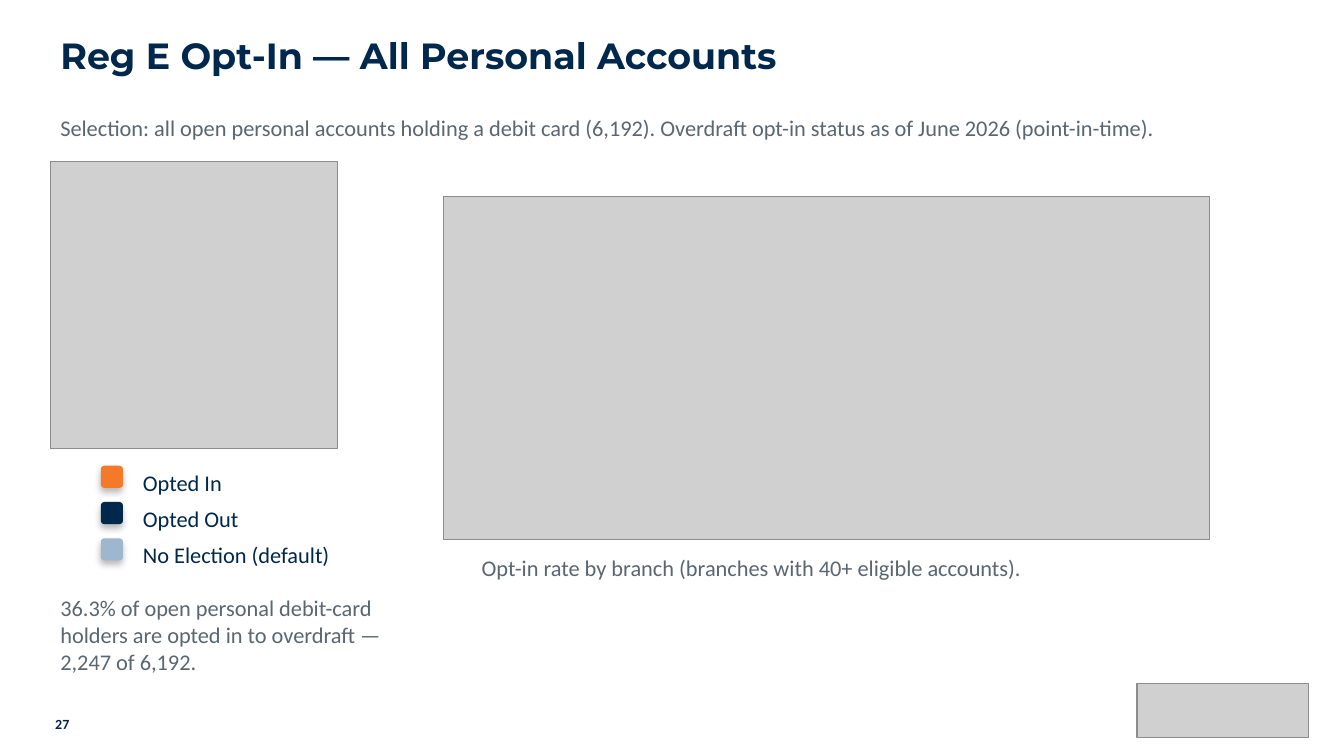
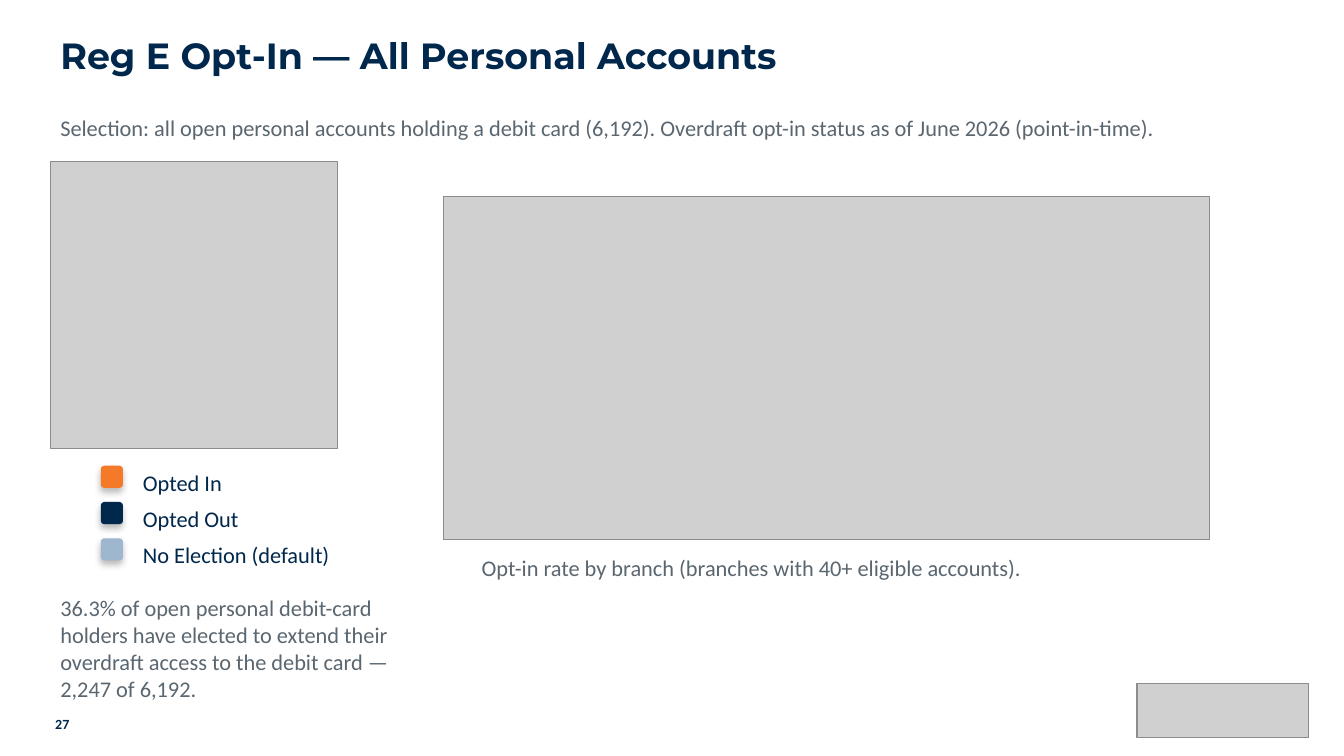
Before and after one commit to aburgard-csi/Velocity_Reporting, a slide deck: slide 27 of templates/ars_template.pptx. Drawn at 1344x756 pixels with LibreOffice and Linux fonts; fonts in the diff are those of the drawing; grey boxes stand for pictures. Boxes give left, top, right and bottom in pixels: in the first picture for what was removed or moved away, otherwise in the second. Text is boxed around its words. In the diff, an @@ line names an element or a change of style, - is before the commit and + after.

```diff
--- a/templates/ars_template.pptx
+++ b/templates/ars_template.pptx
@@ text at (x1=60, y1=600, x2=387, y2=700): text changed @@
-36.3% of open personal debit-card holders are opted in to overdraft — 2,247 of 6,192.
+36.3% of open personal debit-card holders have elected to extend their overdraft access to the debit card — 2,247 of 6,192.
```
Also in this commit, not shown: 6 other files.
